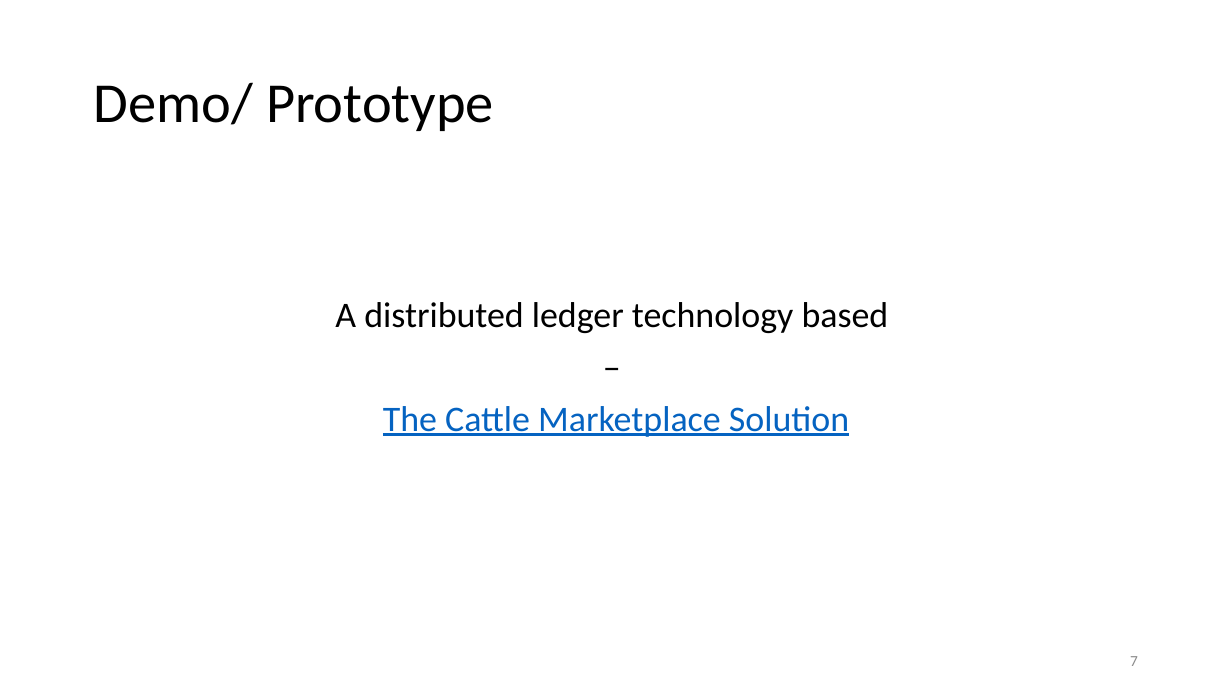
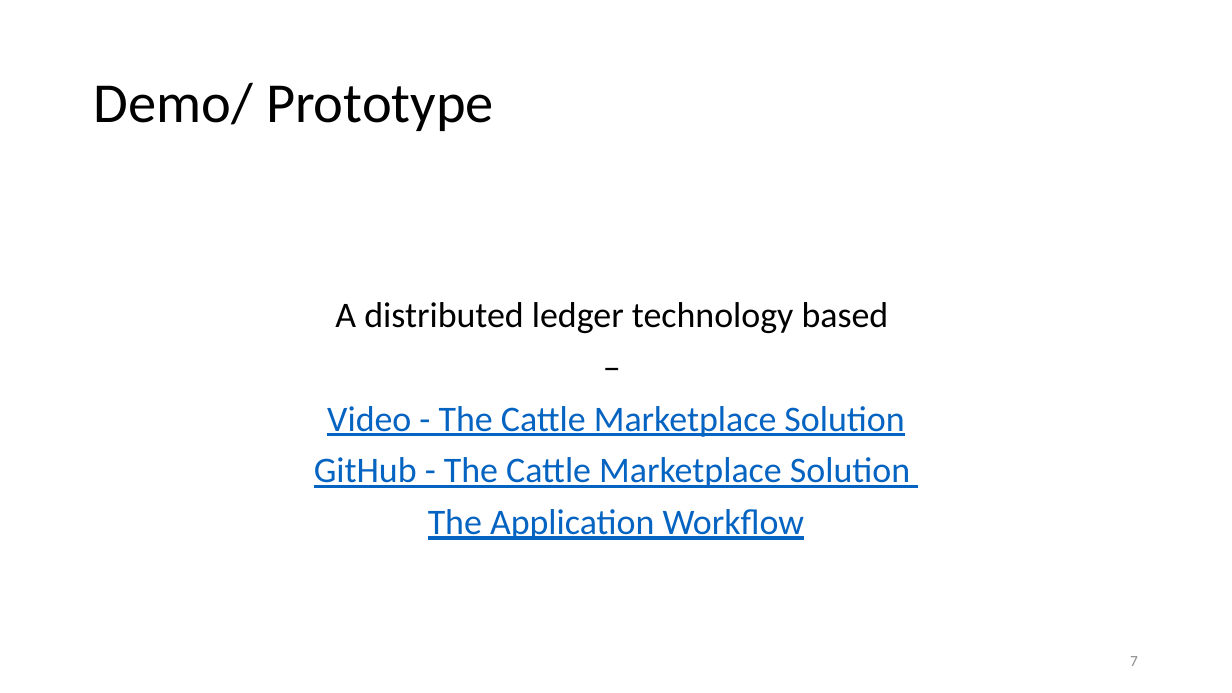
Before and after one commit to sachinjegaonkar/MarketplaceSolution, a slide deck: slide 7 of The Cattle MarketPlace Solution.pptx. Drawn at 1232x693 pixels with LibreOffice and Linux fonts; fonts in the diff are those of the drawing. Boxes give left, top, right and bottom in pixels: in the first picture for what was removed or moved away, otherwise in the second. Text is boxed around its words. In the diff, an @@ line names an element or a change of style, - is before the commit and + after.

Commit message:
New version - added more reference links

```diff
--- a/The Cattle MarketPlace Solution.pptx
+++ b/The Cattle MarketPlace Solution.pptx
@@ text at (314, 406, 910, 540): text changed @@
-The Cattle Marketplace Solution
+Video - The Cattle Marketplace Solution
+GitHub - The Cattle Marketplace Solution
+The Application Workflow
```
